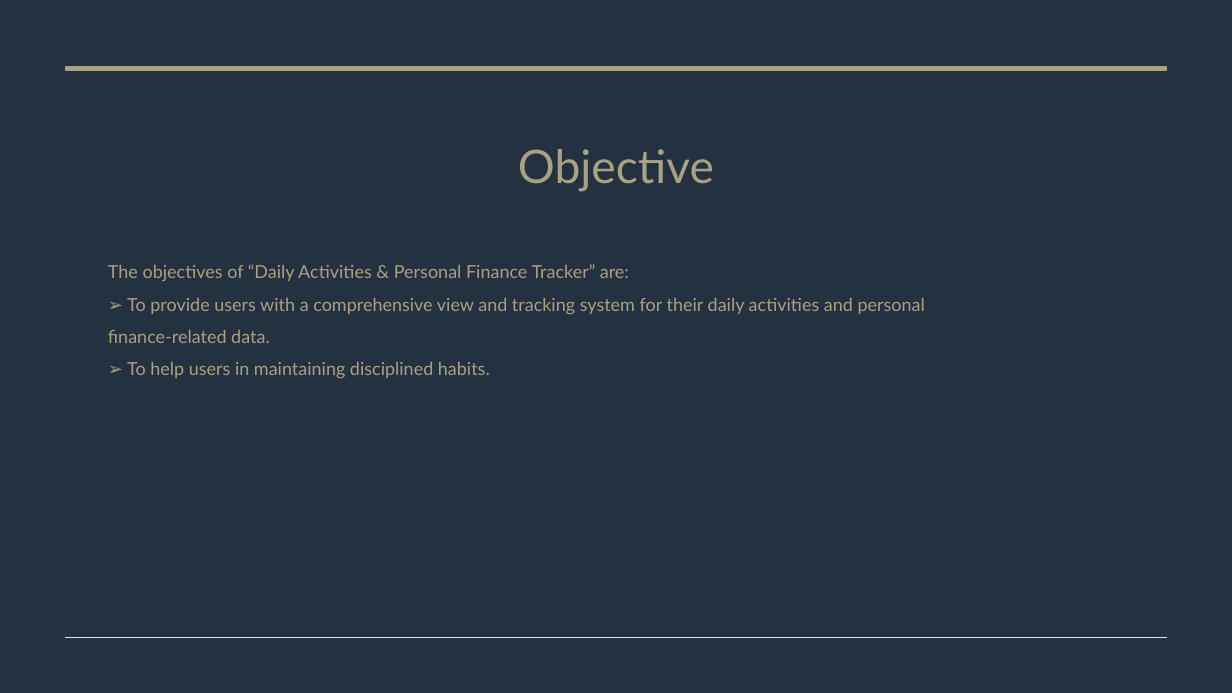
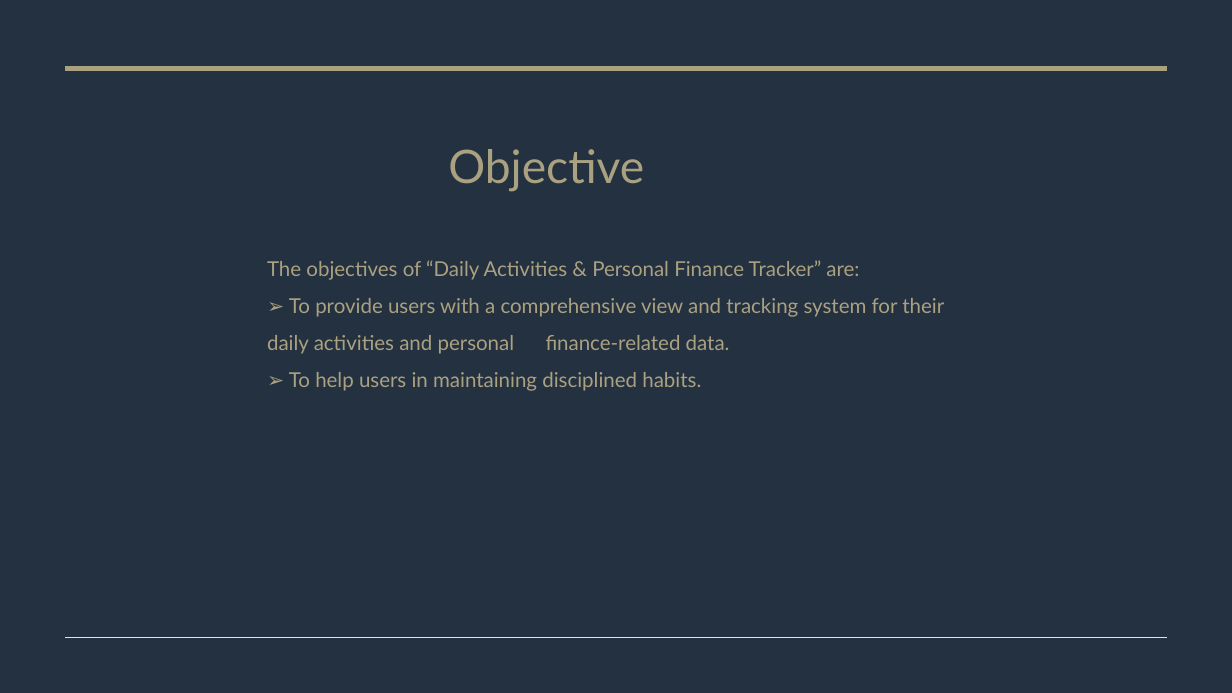
Before and after one commit to Janice1828/daily_activities-personal_finance_tracker, a slide deck: slide 4 of Daily Activities & Personal Finance Tracker.pptx. Drawn at 1232x693 pixels with LibreOffice and Linux fonts; fonts in the diff are those of the drawing. Boxes give left, top, right and bottom in pixels: in the first picture for what was removed or moved away, otherwise in the second. Text is boxed around its words. In the diff, an @@ line names an element or a change of style, - is before the commit and + after.

Commit message:
summary of finance

```diff
--- a/Daily Activities & Personal Finance Tracker.pptx
+++ b/Daily Activities & Personal Finance Tracker.pptx
@@ title "Objective": place and size @@
-title "Objective" at bbox=[518, 149, 714, 192]
+title "Objective" at bbox=[448, 149, 644, 192]
@@ subtitle "The objectives of “Daily Activities ...": place and size @@
-subtitle "The objectives of “Daily Activities ..." at bbox=[108, 264, 925, 378]
+subtitle "The objectives of “Daily Activities ..." at bbox=[267, 260, 944, 391]
@@ subtitle "The objectives of “Daily Activities ..." at bbox=[267, 260, 944, 391]: size 14 to 16 pt @@
```
Also in this commit, not shown: 9 other slides changed, 3 slides added, 14 other files.
